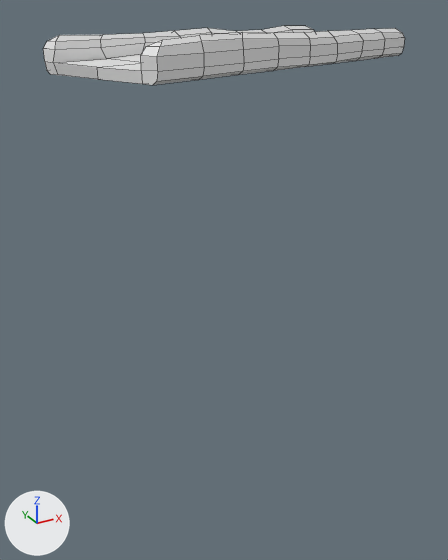
The OBJ model Tiny_Giant/Assets/Assets/Level2LastBridge.obj, before and after one commit.
Both versions are drawn from a camera (50 mm lens) standing at (-5.0, -365.2, 21.9) and looking at (50.6, -264.3, -28.6). The axes (+X, +Y, +Z) are drawn at lower left. The lights are the same throughout. Mesh edges are drawn as thin lines. Where no turn or scale is listed for an object, it has been applied to the vertices.

The first picture shows 'Level2LastBridge'.
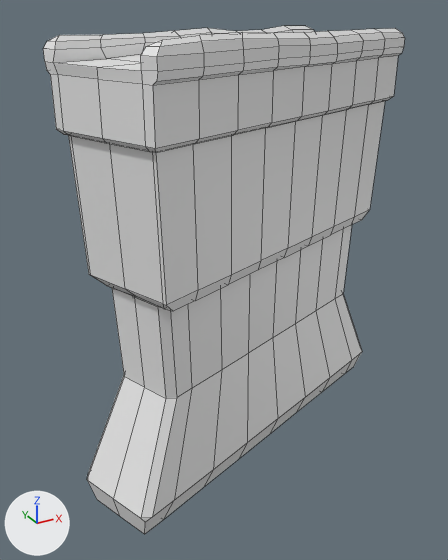
Changed parts and their boxes (x1, y1, x2, y2) in the pictures (448 x 560 px):
'Level2LastBridge', reshaped (748% taller): before (43, 26, 405, 85); after (43, 26, 405, 534)
part 1 of me_level2lastbridge, built on: after (50, 56, 398, 534)

Diff of the bpy script that builds the scene:
```diff
--- a/Tiny_Giant/Assets/Assets/Level2LastBridge.obj.py
+++ b/Tiny_Giant/Assets/Assets/Level2LastBridge.obj.py
@@ me_level2lastbridge @@
 # used by ob_level2lastbridge; location = (0.0, 0.0, 0.0)
-me_level2lastbridge.from_pydata(...)  # 198 vertices, 196 faces; spans x 19.0..93.3, y -288.6..-240.8, z 12.7..18.6
+me_level2lastbridge.from_pydata(...)  # 404 vertices, 388 faces; spans x 17.0..95.1, y -288.6..-240.8, z -65.4..18.6
+# me_level2lastbridge part 1
+# 9 vertices are removed from x 28.2..84.0, y -282.6..-246.7, z 12.7
+# 24 faces are deleted
+# 4 vertices in x 51.2..75.8, y -276.3..-266.9, z 12.7 move by (0.6, -1.8, -8.1)
+# 8 vertices move from x 31.5..80.7, y -279.4..-249.9, z 12.7 to x 23.3..88.9, y -281.3..-248.0, z 4.6..4.7
+# 158 vertices are added at x 17.0..95.1, y -286.4..-242.8, z -65.4..4.6
+# 8 new vertices lie (0.0, 0.0, -8.1) away from vertices in x 19.4..92.8, y -287.5..-241.8, z 12.7
+# 6 new vertices lie (-0.3, 0.8, -0.9) away from vertices in x 35.5..75.8, y -284.4..-266.9, z 4.6..12.7
+# 5 new vertices lie (0.3, -0.8, -0.9) away from vertices in x 36.4..69.2, y -262.4..-249.9, z 12.7
+# 5 new vertices lie (-8.2, -3.1, 0.0) away from vertices in x 36.1..92.8, y -280.1..-261.4, z 3.7..12.7
+# 8 new vertices lie (7.9, 3.0, 0.0) away from vertices in x 29.0..67.1, y -281.8..-254.9, z -22.4..-20.3
+# 8 new vertices lie (7.9, 3.0, 0.0) away from vertices in x 36.9..75.0, y -278.8..-251.9, z -22.4..-20.3
+# 5 new vertices lie (7.9, 3.0, 0.0) away from vertices in x 45.6..66.5, y -275.8..-256.3, z -22.4..-20.3
+# 7 new vertices lie (10.3, 3.9, 0.0) away from vertices in x 25.3..68.7, y -276.3..-254.3, z -65.4
+# 5 new vertices lie (7.6, 2.9, 0.0) away from vertices in x 30.7..61.3, y -279.6..-255.3, z -40.7
+# 216 new faces join them
```
